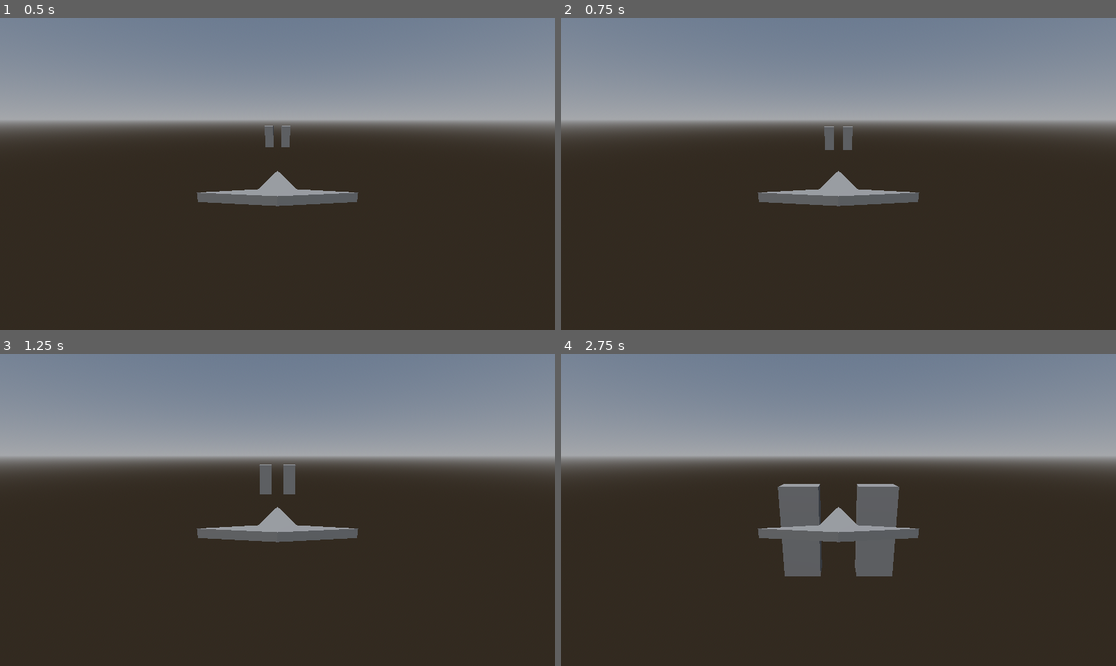
Above: before the commit, frames 1-4 (two rows, left to right).
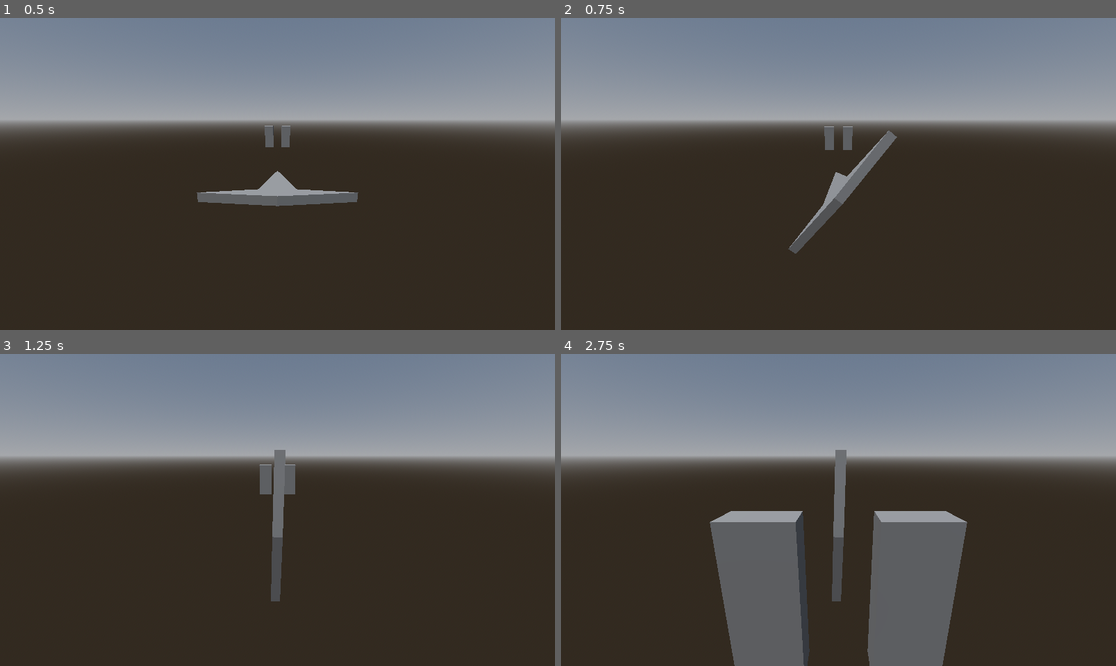
Above: after the commit, the same moments.

Repository: chaiyawahoo/andromeda
Game: Godot game, scene res://scenes/game.tscn
The game is run twice, just before and just after one commit, with the same random seed, the same clock (stepped at 60 frames per second) and the same inputs.
Inputs:
- Up to frame 1 (0.5 s): no input
- Up to frame 2 (0.75 s): tap Enter at 0.5 s; tap Space (rotate, bound only after the commit) at 0.6 s
- Up to frame 3 (1.25 s): no input
- Up to frame 4 (2.75 s): tap Space (rotate, bound only after the commit) at 1.35, 2.1 s

Frame 1 is identical in both runs. In frame 2, 2.1% of the frame differs, in the area x 35-65%, y 36-76%; in frame 3, 2.1%; in frame 4, 17%, in the area x 26-74%, y 30-100%.

Commit message:
rotation

Diff:
--- a/project.godot
+++ b/project.godot
@@ -15,6 +15,14 @@
 config/features=PackedStringArray("4.2", "GL Compatibility")
 config/icon="res://icon.svg"
 
+[input]
+
+rotate={
+"deadzone": 0.5,
+"events": [Object(InputEventKey,"resource_local_to_scene":false,"resource_name":"","device":-1,"window_id":0,"alt_pressed":false,"shift_pressed":false,"ctrl_pressed":false,"meta_pressed":false,"pressed":false,"keycode":0,"physical_keycode":32,"key_label":0,"unicode":32,"echo":false,"script":null)
+]
+}
+
 [rendering]
 
 renderer/rendering_method.mobile="gl_compatibility"
--- a/scenes/entities/player.tscn
+++ b/scenes/entities/player.tscn
@@ -5,13 +5,14 @@
 [node name="Player" type="CharacterBody3D"]
 script = ExtResource("1_nxnb7")
 
-[node name="CollisionPolygon3D" type="CollisionPolygon3D" parent="."]
+[node name="Ship" type="CollisionPolygon3D" parent="."]
 transform = Transform3D(1, 0, 0, 0, -4.37114e-08, -1, 0, 1, -4.37114e-08, 0, 0.25, 0)
+rotation_order = 3
 depth = 0.5
 polygon = PackedVector2Array(0, 4, 1, 0, 4, -0.5, 0, -1, -4, -0.5, -1, 0)
 metadata/_edit_group_ = true
 
-[node name="CSGPolygon3D" type="CSGPolygon3D" parent="CollisionPolygon3D"]
+[node name="CSGPolygon3D" type="CSGPolygon3D" parent="Ship"]
 transform = Transform3D(1, 0, 0, 0, 1, 0, 0, 0, 1, 0, 1.09278e-08, 0.25)
 polygon = PackedVector2Array(0, 4, 1, 0, 4, -0.5, 0, -1, -4, -0.5, -1, 0)
 depth = 0.5
--- a/scripts/player.gd
+++ b/scripts/player.gd
@@ -2,8 +2,21 @@
 
 
 var speed := 20
+var is_vertical := false
+
+var angle_goal = 0
 
 
-func _physics_process(delta: float) -> void:
+func _input(event: InputEvent) -> void:
+	var just_pressed := event.is_pressed() and not event.is_echo()
+	if event.is_action("rotate") and just_pressed:
+		angle_goal = 0 if is_vertical else [PI/2, -PI/2].pick_random()
+		is_vertical = not is_vertical
+
+
+func _physics_process(_delta: float) -> void:
 	velocity = transform.basis.z * speed
+	print($Ship.rotation)
+	$Ship.rotation = Vector3(PI/2, 0, lerpf($Ship.rotation.z, angle_goal, 0.1))
+	print(angle_goal)
 	move_and_slide()
